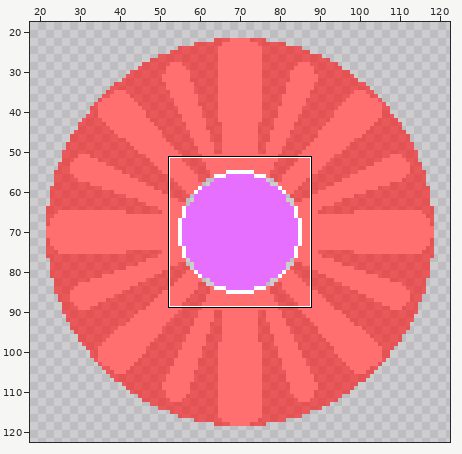
Pixel-art file, stored at Amity Chain (Art Files)/Digital Art/Sprites/Characters/CamerinSprite.aseprite. Above, an overview of the earlier version with the close-up marked.
Close-up. Before the commit:
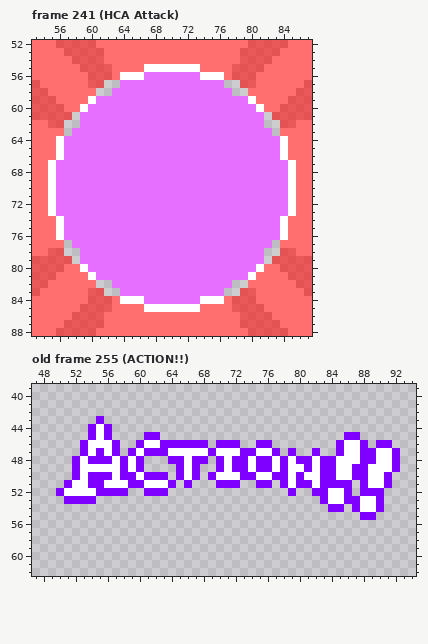
141x141 pixels, 259 frames. Pixels under 10% opacity are left out. Colours within 5 levels of each other are drawn and written as one. Shown: frame 241 (HCA Attack): x 53..87, y 52..88; old frame 255 (ACTION!!): x 47..94, y 39..62. The wide view leaves out empty margins. The commit also changed other frames or places, which this record leaves out.
Now the later version:
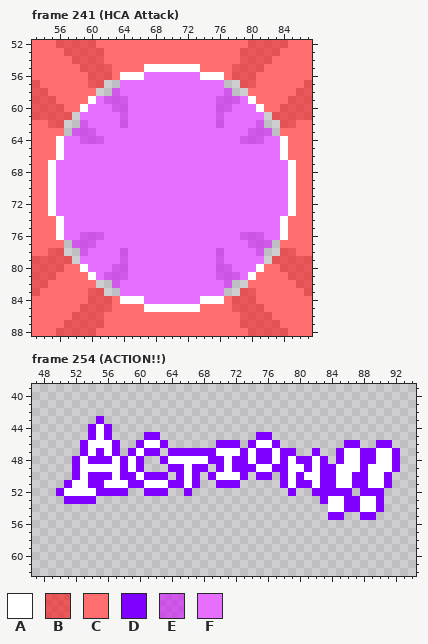
Palette (. is transparent): A #ffffff  B #ff000090  C #ff6f6f  D #8000ff  E #d300ff90  F #e66fff
A new or re-ordered frame is compared with the old frame closest to it.
From old to new:
frames 259 -> 262
Frame 241 (HCA Attack), layer "Hitboxes":
Colour F becomes colour E in row 58 at x 63 and 77; in row 59 at x 62 to 64 and 76 to 78; in row 60 at x 63 to 64 and 76 to 77; in row 61 at x 64 and 76; in row 62 at x 59, 64, 76 and 81; in row 63 at x 58 to 60 and 80 to 82.
Colour F becomes colour E in row 64 at x 59 to 61 and 79 to 81; in row 76 at x 59 to 61 and 79 to 81; in row 77 at x 58 to 60 and 80 to 82; in row 78 at x 59, 64, 76 and 81; in row 79 at x 64 and 76; in row 80 at x 63 to 64 and 76 to 77.
Colour F becomes colour E in row 81 at x 62 to 64 and 76 to 78; in row 82 at x 63 and 77.
Frame 254 (ACTION!!) is new; against old frame 255 (ACTION!!), layer "Layer 2":
Colour D becomes colour A in row 46 at x 75 to 76; in row 47 at x 74 and 77; in row 48 at x 64 to 65 and 67 to 68; in row 49 at x 75 to 76 and 87; in row 51 at x 66 and 85 to 86; in row 54 at x 84 to 85.
The author put colour D in row 45 at x 75 to 76; in row 46 at x 74 and 77; in row 47 at x 78; in row 48 at x 63 and 69; in row 49 at x 64 and 68; in row 51 at x 65, 67 and 87.
The author put colour D in row 52 at x 66; in row 54 at x 86; in row 55 at x 84 to 85.
Colour A becomes colour D in row 46 at x 86 to 87; in row 47 at x 64 to 68 and 75 to 76; in row 48 at x 85; in row 49 at x 74 and 77; in row 50 at x 75 to 76; in row 52 at x 84 to 85.
Colour D is gone in row 45 at x 86 to 87; in row 46 at x 64 to 68, 85 and 88; in row 47 at x 63; in row 48 at x 84; in row 50 at x 74 and 77; in row 51 at x 75 to 76.
Pixel boxes of the changes (left, top, right, bottom) in both close-ups:
changed: (72, 88, 128, 144)
changed: (216, 88, 272, 144)
changed: (72, 232, 128, 288)
changed: (216, 232, 272, 288)
changed: (248, 432, 288, 488)
changed: (328, 432, 368, 520)
changed: (160, 440, 216, 496)
